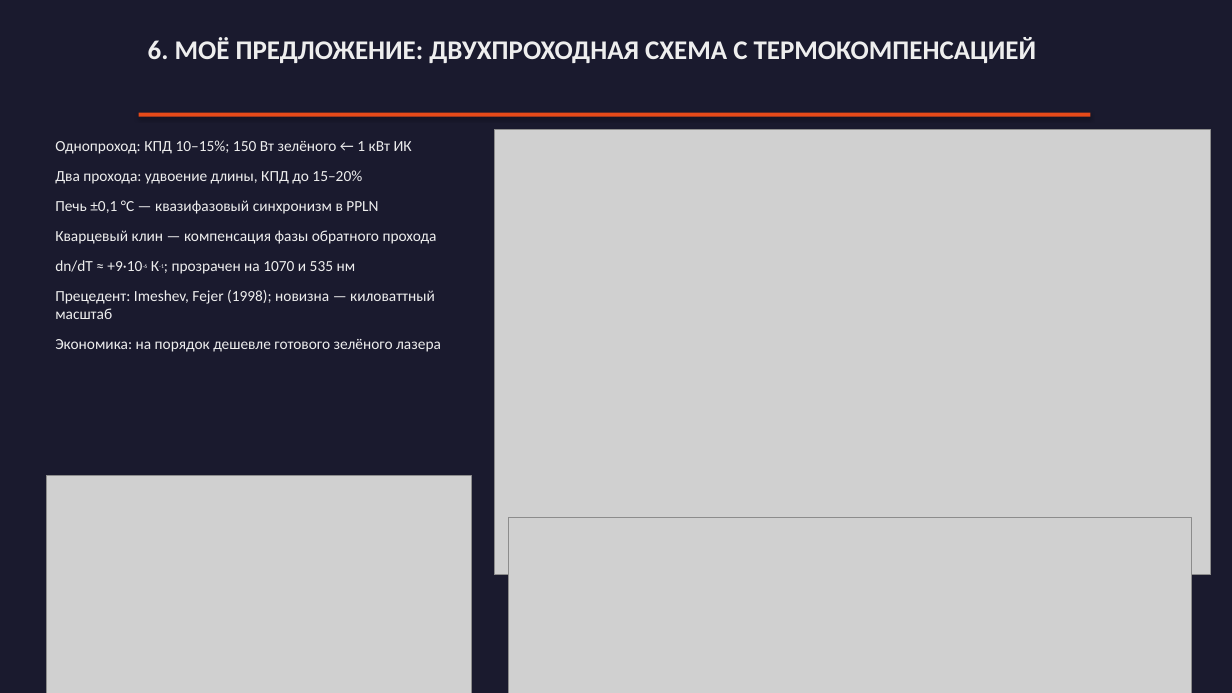
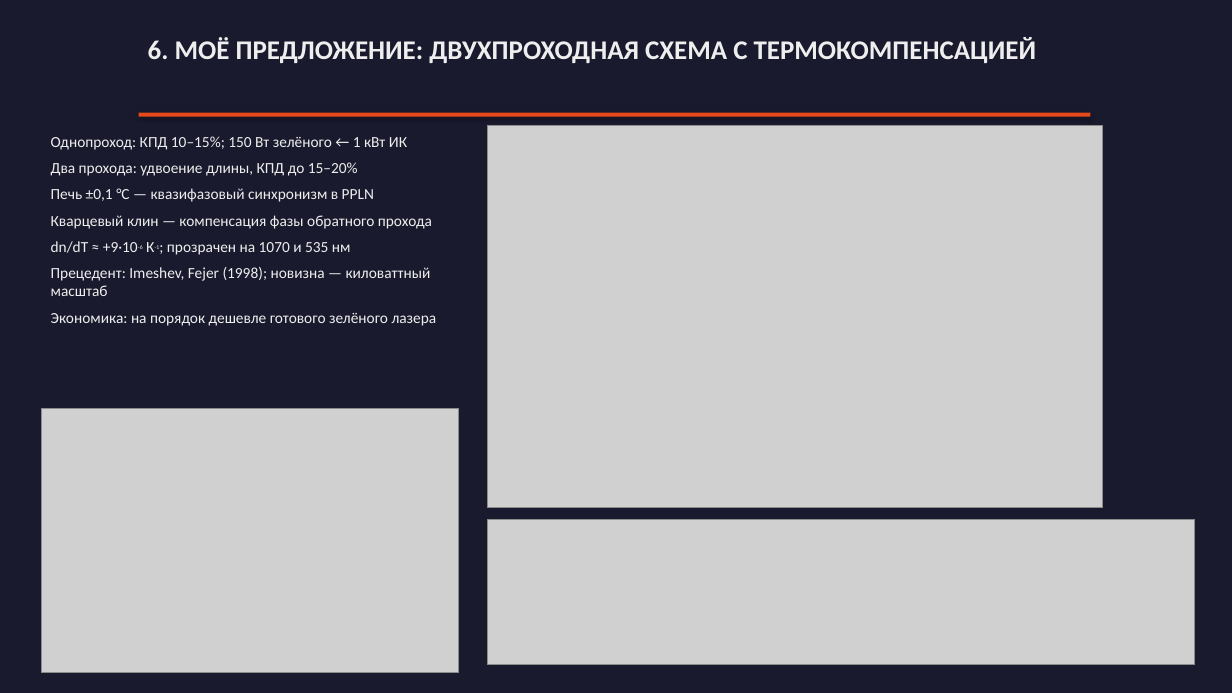
Before and after one commit to Evgeniy-makdak/Lecture-4_optional, a slide deck: slide 6 of Лекция_4доп_Генерация_зелёного_излучения.pptx. Drawn at 1232x693 pixels with LibreOffice and Linux fonts; fonts in the diff are those of the drawing; grey boxes stand for pictures. Boxes give left, top, right and bottom in pixels: in the first picture for what was removed or moved away, otherwise in the second. Text is boxed around its words. In the diff, an @@ line names an element or a change of style, - is before the commit and + after.

```diff
--- a/Лекция_4доп_Генерация_зелёного_излучения.pptx
+++ b/Лекция_4доп_Генерация_зелёного_излучения.pptx
@@ text "Однопроход: КПД 10–15%; 150 Вт ..." at box(51, 136, 437, 326): less space between paragraphs @@
@@ picture: place and size @@
-picture at box(494, 129, 1211, 575)
+picture at box(488, 126, 1103, 508)
@@ picture: place and size @@
-picture at box(46, 476, 471, 693)
+picture at box(42, 409, 458, 673)
@@ picture: place and size @@
-picture at box(508, 518, 1192, 693)
+picture at box(488, 519, 1195, 665)
```
Also in this commit, not shown: 3 other slides changed, 2 other files.
